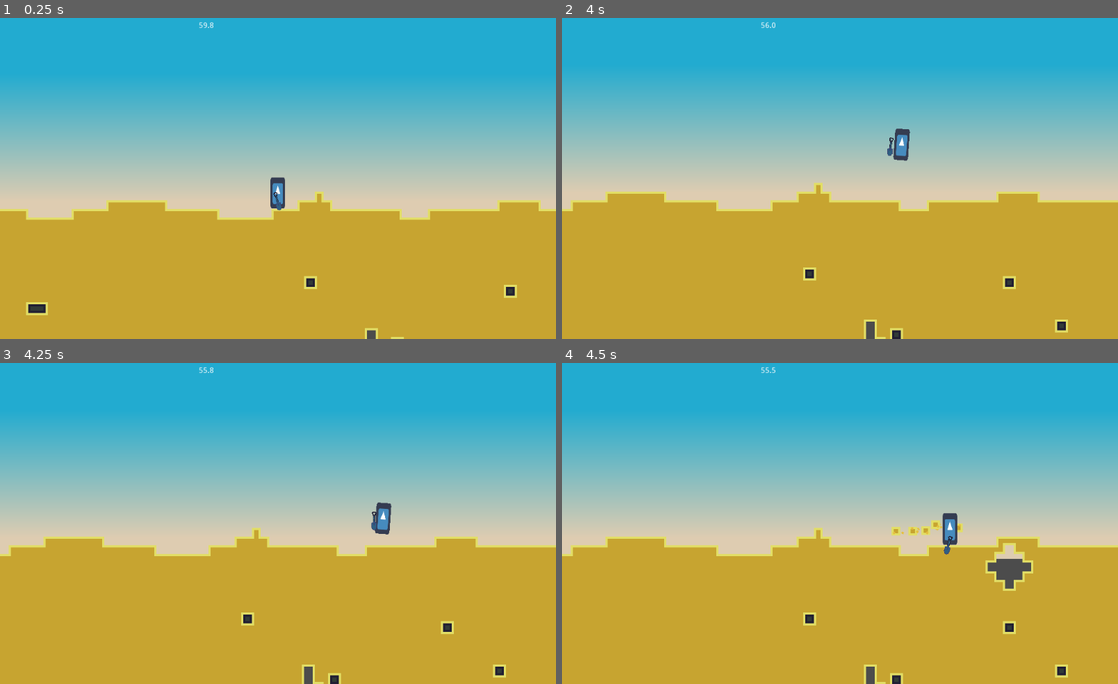
Above: before the commit, frames 1-4 (two rows, left to right).
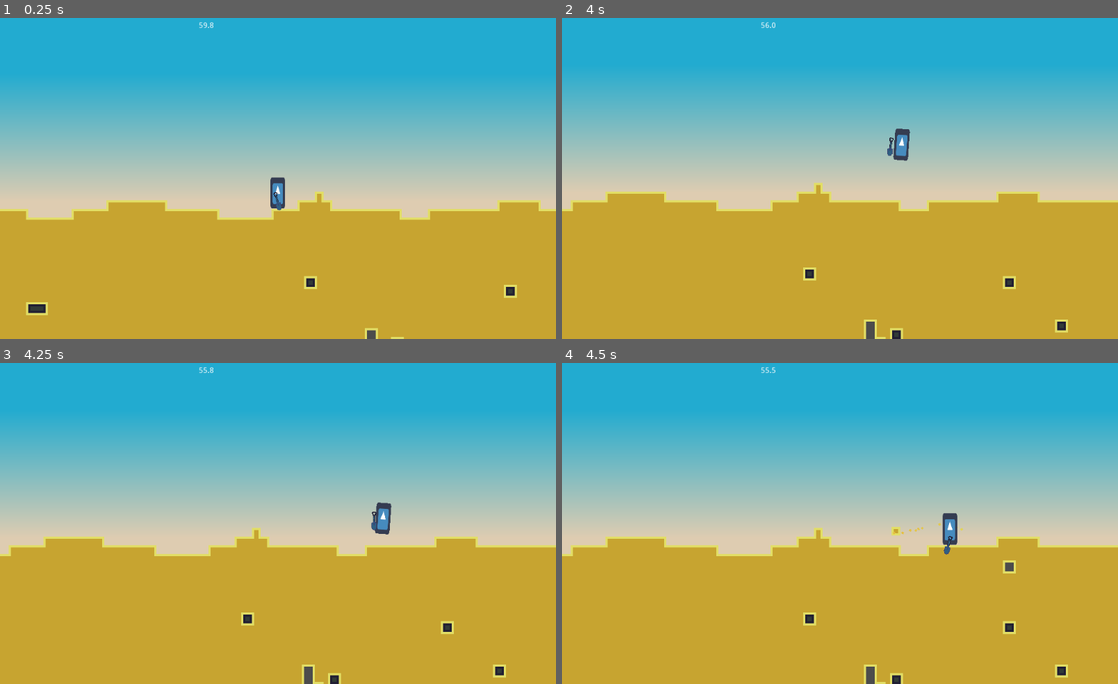
Above: after the commit, the same moments.

Repository: Eptwalabha/ld48
Game: Godot game, scene res://scenes/levels/map/CompetitionLevel.tscn
The game is run twice, just before and just after one commit, with the same random seed, the same clock (stepped at 60 frames per second) and the same inputs. This scene is started directly instead of the project's main scene. The engine's default icon, where the game draws it, is replaced by a stand-in: a white triangle on a blue panel in a dark square.
Inputs (mouse positions are in pixels of both pictures, inside the frame that each line leads up to):
- Up to frame 1 (0.25 s): no input
- Up to frame 2 (4 s): tap Enter at 0.5 s; move the mouse to (962, 159) at 0.52 s; hold E (action) 0.53-1.28 s; hold Right (move_right) 0.53-2.03 s; tap Space (move_jump) at 0.77, 1.52, 3.02, 3.77 s; move the mouse to (728, 191) at 1.27 s; tap E (action) at 1.35, 2.85 s; move the mouse to (895, 104) at 2.02 s; hold Left (move_left) 2.03-2.78 s; hold E (action) 2.03-2.78 s; move the mouse to (812, 242) at 2.77 s; hold Right (move_right) from 2.78 s (still down); move the mouse to (1006, 226) at 3.52 s; hold E (action) from 3.53 s (still down)
- Up to frame 3 (4.25 s): keep holding Right (move_right); keep holding E (action)
- Up to frame 4 (4.5 s): move the mouse to (673, 472) at 4.27 s; release Right (move_right) at 4.28 s; release E (action) at 4.28 s; hold Left (move_left) from 4.28 s (still down); tap E (action) at 4.35 s

Frames 1-3 are identical in both runs. In frame 4, 0.9% of the frame differs, in the area x 62-85%, y 48-71%.

Commit message:
add Shovel

Diff:
--- a/project.godot
+++ b/project.godot
@@ -34,10 +34,15 @@
 "language": "GDScript",
 "path": "res://scenes/levels/triggers/MapTrigger.gd"
 }, {
-"base": "Reference",
+"base": "KinematicBody2D",
 "class": "Player",
 "language": "GDScript",
 "path": "res://scenes/player/Player.gd"
+}, {
+"base": "Node2D",
+"class": "Shovel",
+"language": "GDScript",
+"path": "res://scenes/player/tools/Shovel.gd"
 } ]
 _global_script_class_icons={
 "BaseTilemap": "",
@@ -45,7 +50,8 @@
 "Level": "",
 "LevelBase": "",
 "MapTrigger": "",
-"Player": ""
+"Player": "",
+"Shovel": ""
 }
 
 [application]
--- a/scenes/game-autoload.gd
+++ b/scenes/game-autoload.gd
@@ -13,16 +13,21 @@
 }
 
 enum TOOL_QUALITY {
+	NONE,
 	BASIC,
 	NICE,
 	SUPER,
 }
 
+var is_shovel_unlocked = true
+var is_bucket_unlocked = false
+var is_explosive_unlocked = false
+
 var player_money = 0
 var player_tools = {
-	"spade": [],
-	"bucket": [],
-	"explosive": []
+	"shovel": TOOL_QUALITY.NICE,
+	"bucket": TOOL_QUALITY.BASIC,
+	"explosive": 0
 }
 
 var shop = {
--- a/scenes/levels/map/CompetitionLevel.gd
+++ b/scenes/levels/map/CompetitionLevel.gd
@@ -66,17 +66,9 @@
 	game_start = false
 	can_control_player = false
 
-func _on_Player_throw_dirt_shovel(position: Vector2, direction: Vector2):
-#	var p_position = player.global_position - Vector2(0.0, 8.0)
-#	var p_tool = player.get_tool()
+func _on_Player_throw_dirt_shovel(position: Vector2, direction: Vector2, shovel: Shovel):
 	player.dig()
-	var filter_blocks = [
-		GameAutoload.BLOCK_TYPE.SAND,
-		GameAutoload.BLOCK_TYPE.DIRT,
-		GameAutoload.BLOCK_TYPE.STONE
-	]
-	var radius = 2
-	var blocks = map.get_blocks(position, radius, filter_blocks)
+	var blocks = map.get_blocks(position, shovel.radius, shovel.filter)
 	var throw_position: Vector2 = player.throw_position.global_position
 	var thread = Thread.new()
 	threads.push_back(thread)
--- a/scenes/levels/tilemaps/BaseTilemap.gd
+++ b/scenes/levels/tilemaps/BaseTilemap.gd
@@ -32,7 +32,7 @@
 	for x in range(-radius, radius + 1):
 		for y in range(-radius, radius + 1):
 			var d = Vector2(x, y)
-			if float(abs(d.x) + abs(d.y)) > radius:
+			if float(abs(d.x) + abs(d.y)) >= radius:
 				continue
 			var p2 = p + d
 			var m = get_cellv(p2)
--- a/scenes/player/Player.gd
+++ b/scenes/player/Player.gd
@@ -2,11 +2,15 @@
 
 # warning-ignore:unused_signal
 signal throw_dirt
-signal throw_dirt_shovel(from, direction)
+signal throw_dirt_shovel(from, direction, shovel)
 
 export(float) var j_duration := .5
 export(float) var j_tiles := 5.0
 export(int) var max_range := 3
+
+var shovel: Shovel = null
+
+var ShovelScene = preload("res://scenes/player/tools/Shovel.tscn")
 
 onready var anim_tree : AnimationTree = $AnimationTree
 onready var throw_position: Position2D = $Pivot/Dirt
@@ -27,12 +31,18 @@
 var action_move_right: bool = false
 
 func _ready():
+	initialize_tools()
 	state_machine = anim_tree.get("parameters/playback")
 	var hj = j_duration / 2.0
 	var d = -pow(hj, 2) + hj * j_duration
 	var h = j_tiles * 16.0
 	gravity.y = 2 * (h / d)
 	jump = (h / d) * j_duration
+
+func initialize_tools() -> void:
+	if GameAutoload.is_shovel_unlocked:
+		shovel = ShovelScene.instance()
+		shovel.initialize(GameAutoload.player_tools["shovel"])
 
 func dig() -> void:
 	if is_digging():
@@ -116,11 +126,13 @@
 var initial_click: Vector2 = Vector2.ZERO
 
 func action_start(mouse: Vector2) -> void:
-	initial_click = mouse
+	if shovel is Shovel:
+		initial_click = mouse
 
 func action_end(mouse: Vector2) -> void:
-	var diff = (initial_click - mouse).length()
-	if diff < 16:
-		return
-	var direction = (mouse - $Pivot/Dirt/Throw.global_position).normalized() * 800
-	emit_signal("throw_dirt_shovel", initial_click, direction)
+	if shovel is Shovel:
+		var diff = (initial_click - mouse).length()
+		if diff < 16:
+			return
+		var direction = (mouse - $Pivot/Dirt/Throw.global_position).normalized() * 800
+		emit_signal("throw_dirt_shovel", initial_click, direction, shovel)
--- /dev/null
+++ b/scenes/player/tools/Shovel.gd
@@ -0,0 +1,34 @@
+class_name Shovel extends Node2D
+
+var filter: Array = []
+var radius: float = 1.0
+var reach: float = 5.0
+
+onready var BLOCK_TYPE = GameAutoload.BLOCK_TYPE
+onready var QUALITY = GameAutoload.TOOL_QUALITY
+
+func initialize(quality: int) -> void:
+	filter = _block_filters(quality)
+	radius = _block_radius(quality)
+
+func _block_filters(quality: int) -> Array:
+	match quality:
+		GameAutoload.TOOL_QUALITY.BASIC:
+			return [GameAutoload.BLOCK_TYPE.SAND]
+		GameAutoload.TOOL_QUALITY.NICE:
+			return [GameAutoload.BLOCK_TYPE.SAND, GameAutoload.BLOCK_TYPE.DIRT]
+		GameAutoload.TOOL_QUALITY.SUPER:
+			return [GameAutoload.BLOCK_TYPE.SAND, GameAutoload.BLOCK_TYPE.DIRT, GameAutoload.BLOCK_TYPE.STONE]
+		_:
+			return []
+
+func _block_radius(quality: int) -> float:
+	match quality:
+		GameAutoload.TOOL_QUALITY.BASIC:
+			return 1.0
+		GameAutoload.TOOL_QUALITY.NICE:
+			return 1.0
+		GameAutoload.TOOL_QUALITY.SUPER:
+			return 2.0
+		_:
+			return 0.5
--- /dev/null
+++ b/scenes/player/tools/Shovel.tscn
@@ -0,0 +1,6 @@
+[gd_scene load_steps=2 format=2]
+
+[ext_resource path="res://scenes/player/tools/Shovel.gd" type="Script" id=1]
+
+[node name="Shovel" type="Node2D"]
+script = ExtResource( 1 )
